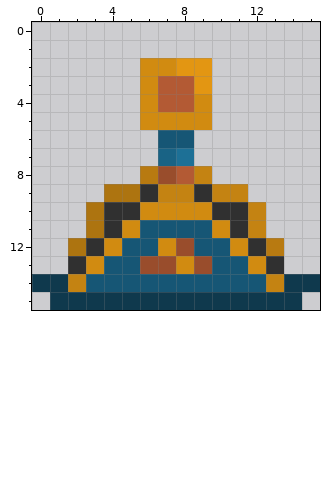
Pixel-art sprite, stored at art/export_tiles/leverUp0.png. The first picture shows the starting point.
The file is 16x16 pixels.
And afterwards:
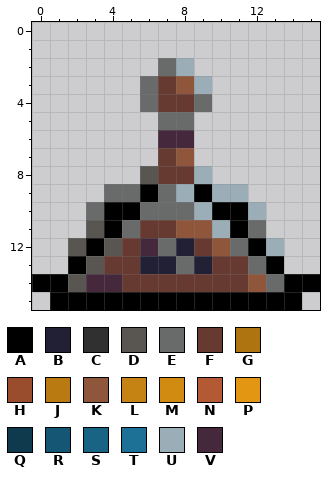
Palette (. is transparent): A #000000  B #222034  C #303030  D #595652  E #696a6a  F #663931  G #ad7410  H #994d2c  J #b87a11  K #8f563b  L #c48312  M #d18b11  N #b35a34  P #e39612  Q #0f394d  R #165675  S #196385  T #1d7096  U #9badb7  V #45283c
The edit:
@@ x 0..15 @@
  1 ................
- 2 ......MMPP......
- 3 ......MNNP......
- 4 ......MNNM......
- 5 ......MMMM......
- 6 .......RR.......
- 7 .......ST.......
- 8 ......JHNL......
- 9 ....GGCLLCLL....
-10 ...GCCMMMMCCL...
-11 ...GCMRRRRMCL...
-12 ..GCMRRMHRRMCJ..
-13 ..CMRRHHMHRRMC..
-14 QQLRRRRRRRRRRLQQ
-15 .QQQQQQQQQQQQQQ.
+ 2 .......EU.......
+ 3 ......EFKU......
+ 4 ......EFFE......
+ 5 .......EE.......
+ 6 .......VV.......
+ 7 .......FK.......
+ 8 ......DFFU......
+ 9 ....EEAEUAUU....
+10 ...EAAEEEUAAU...
+11 ...DAEFFKKUAE...
+12 ..DADFVEBFKEAU..
+13 ..ADFFBBEBFFEA..
+14 AADVVFFFFFFFKEAA
+15 .AAAAAAAAAAAAAA.
Where, in picture pixels (left, top, right, bottom), the same in both pictures:
changed: (32, 58, 320, 310)
